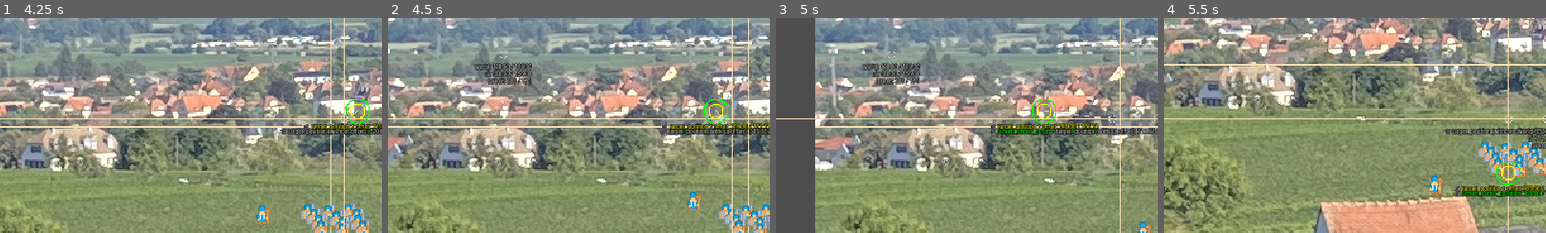
Above: before the commit, frames 1-4 (left to right).
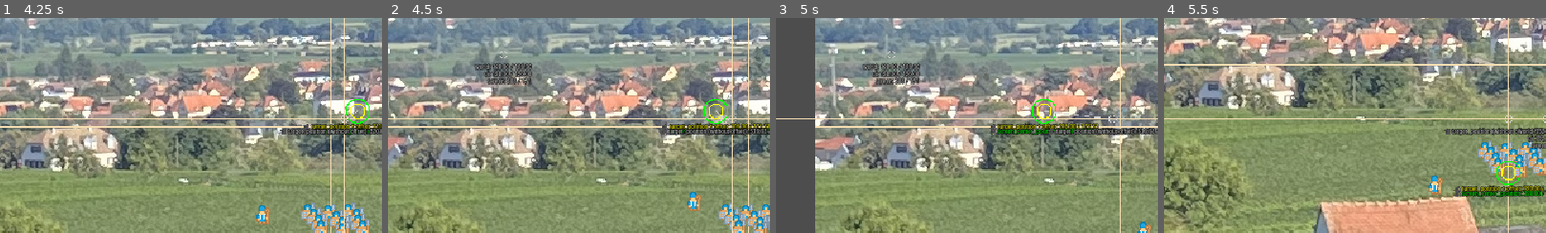
Above: after the commit, the same moments.

Repository: Toxe/godot-pixel-style
Game: Godot game, scene res://scenes/main.tscn
The game is run twice, just before and just after one commit, with the same random seed, the same clock (stepped at 60 frames per second) and the same inputs.
Inputs (mouse positions are % of the whole screen's width and height, from its top left):
- Up to frame 1 (4.25 s): tap Enter at 0.5 s; move the mouse to (72, 45) at 0.52 s; hold Right (ui_right) 0.53-1.28 s; hold R (recenter_camera) 0.53-1.28 s; move the mouse to (30, 55) at 1.27 s; hold Down (ui_down) 1.28-2.03 s; tap C (switch_camera) at 1.35 s; move the mouse to (60, 28) at 2.02 s; hold Right (ui_right) 2.03-2.78 s; hold S (toggle_camera_smoothing) 2.03-2.78 s; move the mouse to (45, 70) at 2.77 s; hold Up (ui_up) 2.78-3.53 s; tap U (toggle_ui) at 2.85 s; move the mouse to (80, 65) at 3.52 s; hold Left (ui_left) from 3.53 s (still down); tap Shift at 3.6 s
- Up to frame 2 (4.5 s): keep holding Left (ui_left); move the mouse to (20, 35) at 4.27 s; tap Ctrl at 4.35 s
- Up to frame 3 (5 s): keep holding Left (ui_left)
- Up to frame 4 (5.5 s): move the mouse to (55, 50) at 5.02 s; release Left (ui_left) at 5.03 s; hold Down (ui_down) from 5.03 s (still down); hold R (recenter_camera) from 5.03 s (still down)
The pictures show only the part of the screen within x 5-55%, y 26-76%; the shares and areas given below are measured in that part.

Frame 1 is identical in both runs. In frame 2, less than 0.1% of the frame differs, in the area x 82-98%, y 45-55%; in frame 3, 0.1%, in the area x 83-98%, y 45-55%; in frame 4, nothing differs.

Commit message:
Draw camera position, if non-zero

Diff:
--- a/PixelStyle/scenes/ui.gd
+++ b/PixelStyle/scenes/ui.gd
@@ -67,6 +67,12 @@
     DebugDraw.draw_labeled_circle(self, transform_world_to_ui_coords(camera_target_position_plus_offset), 6, Color.YELLOW, Color.BLACK, 1, ["🎥 target_position + offset: %s" % [Format.format_position(camera_target_position_plus_offset)]])
     DebugDraw.draw_labeled_circle(self, transform_world_to_ui_coords(camera_manager.current_camera.get_screen_center_position()), 10, Color.GREEN, Color.BLACK, 1, ["🎥 screen_center_position: %s" % [Format.format_position(camera_manager.current_camera.get_screen_center_position())]])
 
+    if !camera_manager.current_camera.position.is_zero_approx():
+        var from := transform_world_to_ui_coords(camera_manager.current_camera.get_target_position() - camera_manager.current_camera.position)
+        var to := transform_world_to_ui_coords(camera_manager.current_camera.get_target_position())
+        draw_line(from, to, Color.DARK_GRAY, 0.5)
+        DebugDraw.draw_labeled_circle(self, from, 3, Color.DARK_GRAY, Color.BLACK, 0.5, ["🎥 position: %s" % [Format.format_position(camera_manager.current_camera.position)]])
+
     if !camera_manager.current_camera.offset.is_zero_approx():
         var from := transform_world_to_ui_coords(camera_manager.current_camera.get_target_position())
         var to := transform_world_to_ui_coords(camera_target_position_plus_offset)
